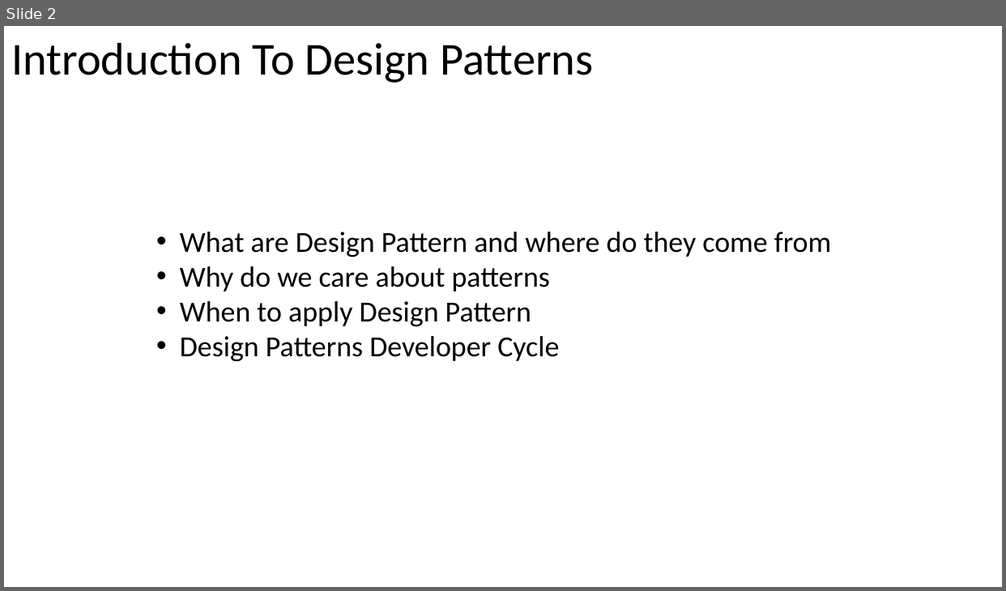
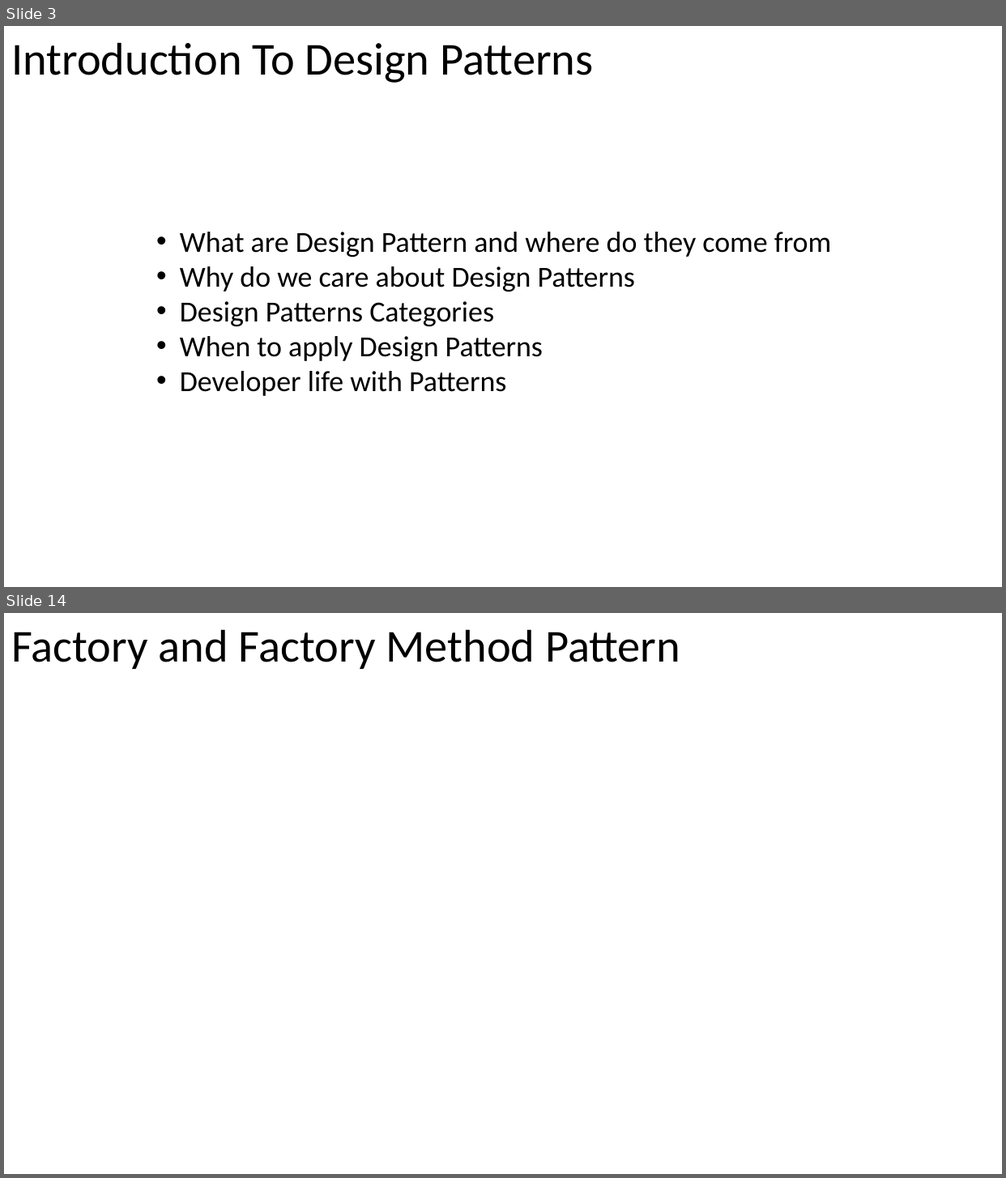
Before and after one commit to PlumpMath/DesignPatterns101, a slide deck: DesignPatterns101.pptx. Shown one above the other, each under a label of ours: slide 2 before the commit, slides 3 and 14 after it; the slides between them are not shown. The pictures are 1006x591 and 1006x1178 pixels, drawn with LibreOffice and Linux fonts; fonts in the diff are those of the drawing. Boxes give left, top, right and bottom in pixels: in the first picture for what was removed or moved away, otherwise in the second. Text is boxed around its words. In the diff, an @@ line names an element or a change of style, - is before the commit and + after.

```diff
--- a/DesignPatterns101.pptx
+++ b/DesignPatterns101.pptx
@@ slide 14 added at (x1=4, y1=613, x2=1002, y2=1174), background #FFFFFF @@
@@ text added at (x1=11, y1=629, x2=680, y2=669), 44 pt, text #000000 @@
+Factory and Factory Method Pattern
@@ what was slide 2 is now slide 3 @@
@@ slide 3 changed as well @@
@@ text at (x1=180, y1=267, x2=635, y2=396): text changed @@
-• Why do we care about patterns
-• When to apply Design Pattern
-• Design Patterns Developer Cycle
+• Why do we care about Design Patterns
+• Design Patterns Categories
+• When to apply Design Patterns
+• Developer life with Patterns
```
Also in this commit, not shown: 14 other slides added.
